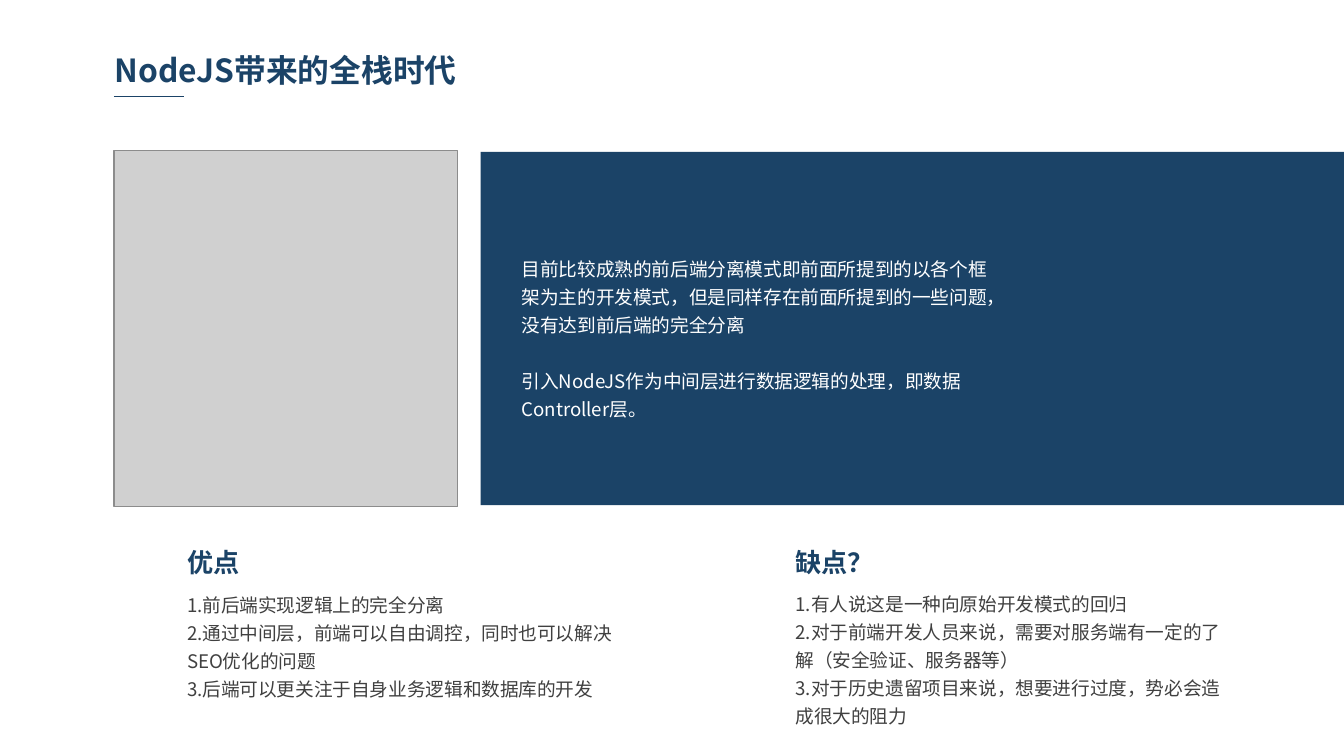
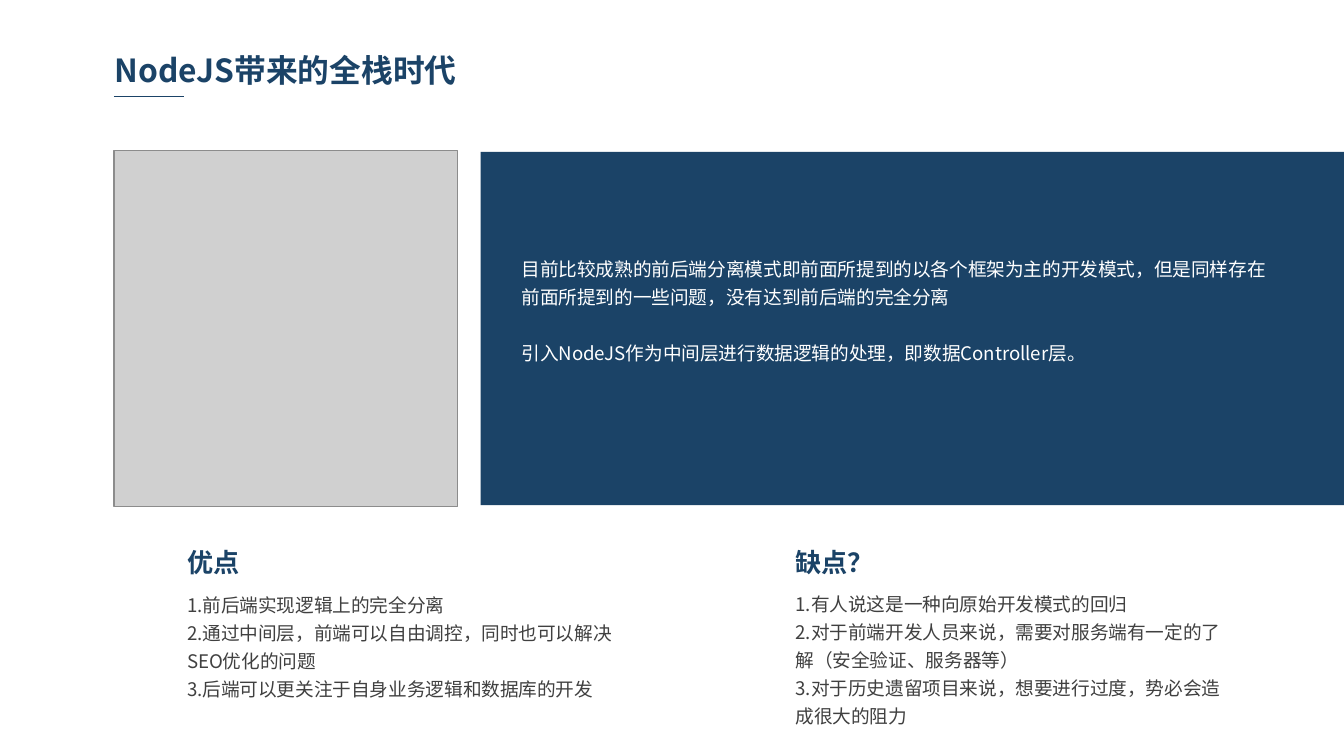
Before and after one commit to Hopingocean/Blog, a slide deck: slide 10 of 前后端分离了吗.pptx. Drawn at 1344x756 pixels with LibreOffice and Linux fonts; fonts in the diff are those of the drawing; grey boxes stand for pictures; background and template pictures are left out. Boxes give left, top, right and bottom in pixels: in the first picture for what was removed or moved away, otherwise in the second. Text is boxed around its words. In the diff, an @@ line names an element or a change of style, - is before the commit and + after.

```diff
--- a/前后端分离了吗.pptx
+++ b/前后端分离了吗.pptx
@@ text "目前比较成熟的前后端分离模式即前面所提到的以各个框架为主的开发模式，但是同样存在前面所提到的一些问题，没有达到前后端的完 ..." rewrapped from <box>522,260,1006,418</box> to <box>522,260,1266,362</box> @@
```
Also in this commit, not shown: 4 other slides changed, 1 slide added.
